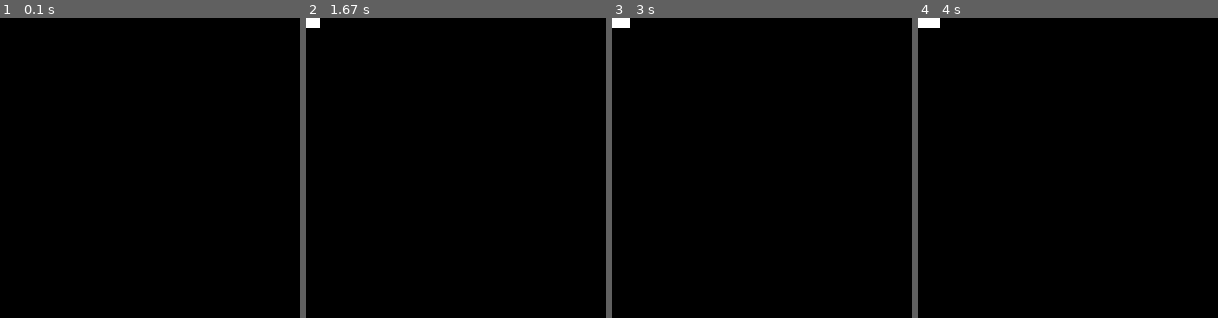
Above: before the commit, frames 1-4 (left to right).
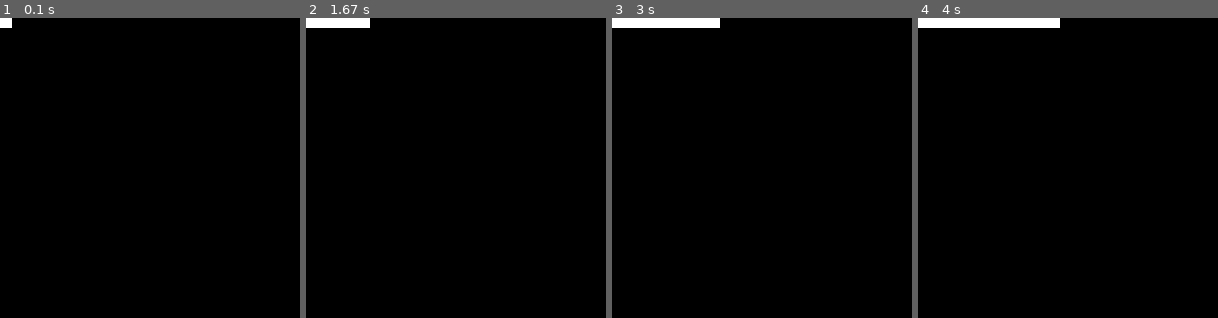
Above: after the commit, the same moments.

Repository: ArcanianArcher/Pygame-Arcade
Game: pygame game, started from Arcade.py
Same seed, same stepped clock (60 frames per second), same inputs: the game is played once before the commit and once after it.
Inputs:
- Up to frame 1 (0.1 s): no input
- Up to frame 2 (1.67 s): no input
- Up to frame 3 (3 s): no input
- Up to frame 4 (4 s): no input
The pictures show only the part of the screen within x 0-50%, y 0-50%; the shares and areas given below are measured in that part.

The runs differ from the first frame. In frame 1, 0.1% of the frame differs, in the area x 0-4%, y 0-4%; in frame 2, 0.6%; in frame 3, 1.0%; in frame 4, 1.3%, in the area x 7-48%, y 0-4%.

Commit message:
Fixed exiting

Diff:
--- a/Arcade.py
+++ b/Arcade.py
@@ -19,6 +19,7 @@
         for event in pygame.event.get():
             if event.type == pygame.QUIT:
                 pygame.quit()
+                sys.exit()
         pygame.event.pump()
 
     def UI(self, x):
@@ -85,7 +86,7 @@
     pygame.display.set_caption(os.path.basename(__file__).split('.')[0])
     arcade = arcade()
     last = pygame.time.get_ticks()
-    cooldown = 300
+    cooldown = 30
     i = 0
     while True:
         now = pygame.time.get_ticks()
